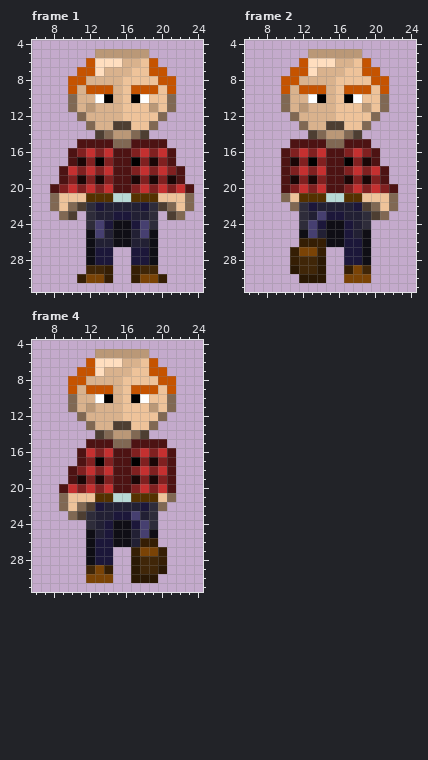
Two states of a pixel-art file, Textures/Game Developments/Characters/MC/Front Profile.ase. The picture above was drawn from the file before the commit.
32x32 pixels, 4 frames. Colours within 5 levels of each other are drawn and written as one. Shown: frame 1: x 6..24, y 4..31; frame 2: x 6..24, y 4..31; frame 4: x 6..24, y 4..31. The commit also changed other frames, which this record leaves out.
Now the later version:
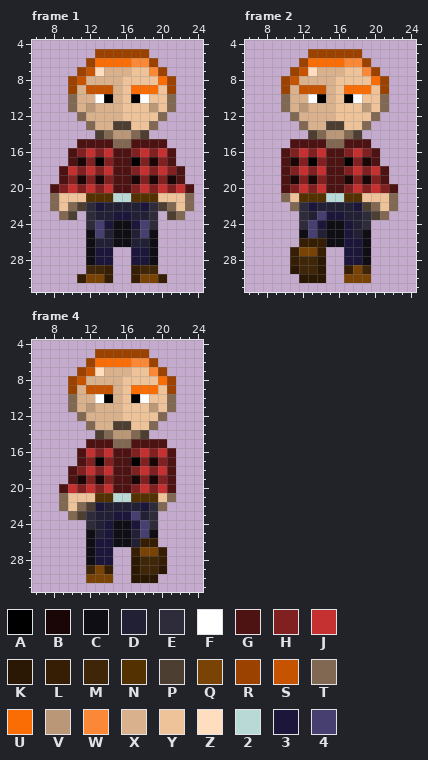
Palette (. is transparent): A #000000  B #1a0606  C #0f0e15  D #222034  E #2e2c3a  F #ffffff  G #4d1313  H #802020  J #c53030  K #2a1804  L #351e04  M #402608  N #543100  P #4d3e32  Q #7a4306  R #9c4200  S #c55300  T #806853  U #fa6c04  V #ba9877  W #fa8837  X #d9b28d  Y #eec39a  Z #ffdebf  2 #b8d9d5  3 #1c173a  4 #463f70
Edits made:
Frame 1:
y 5: x 13..18 VVVVVV -> RRRRRR
y 6: x 12..19 SZZZXXYS -> RUUUUWWR
y 7: x 11 S -> R; x 19..20 SS -> WR
y 8: x 10 S -> R; x 20..21 SS -> UR
y 9: x 10 S -> R; x 17..19 SSS -> UUU; x 21 S -> R
Frame 2: the same change as frame 1
Frame 4: the same change as frame 1
Where, in picture pixels (left, top, right, bottom), the same in both pictures:
changed: (68, 49, 176, 94)
changed: (281, 49, 389, 94)
changed: (68, 349, 176, 394)
